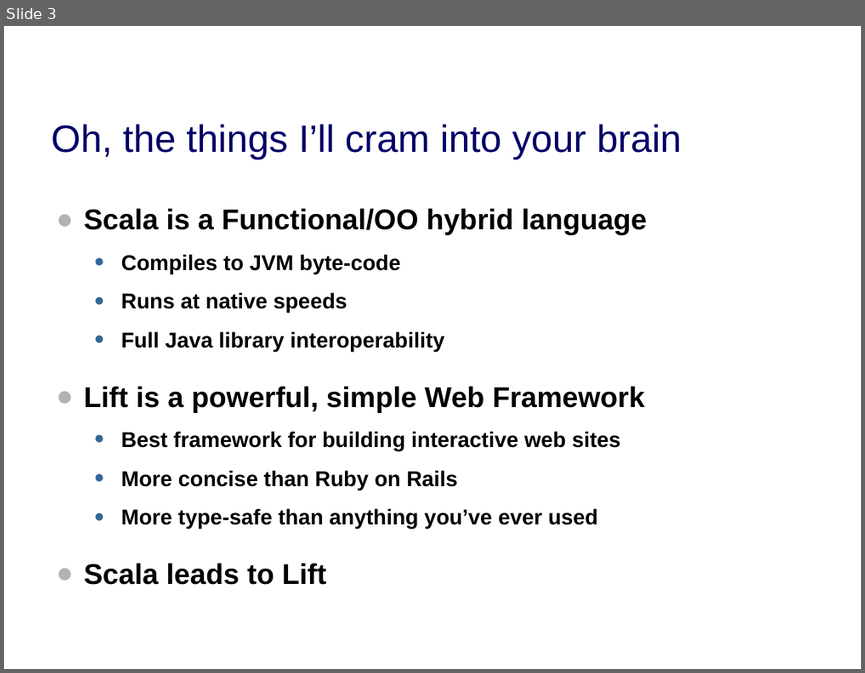
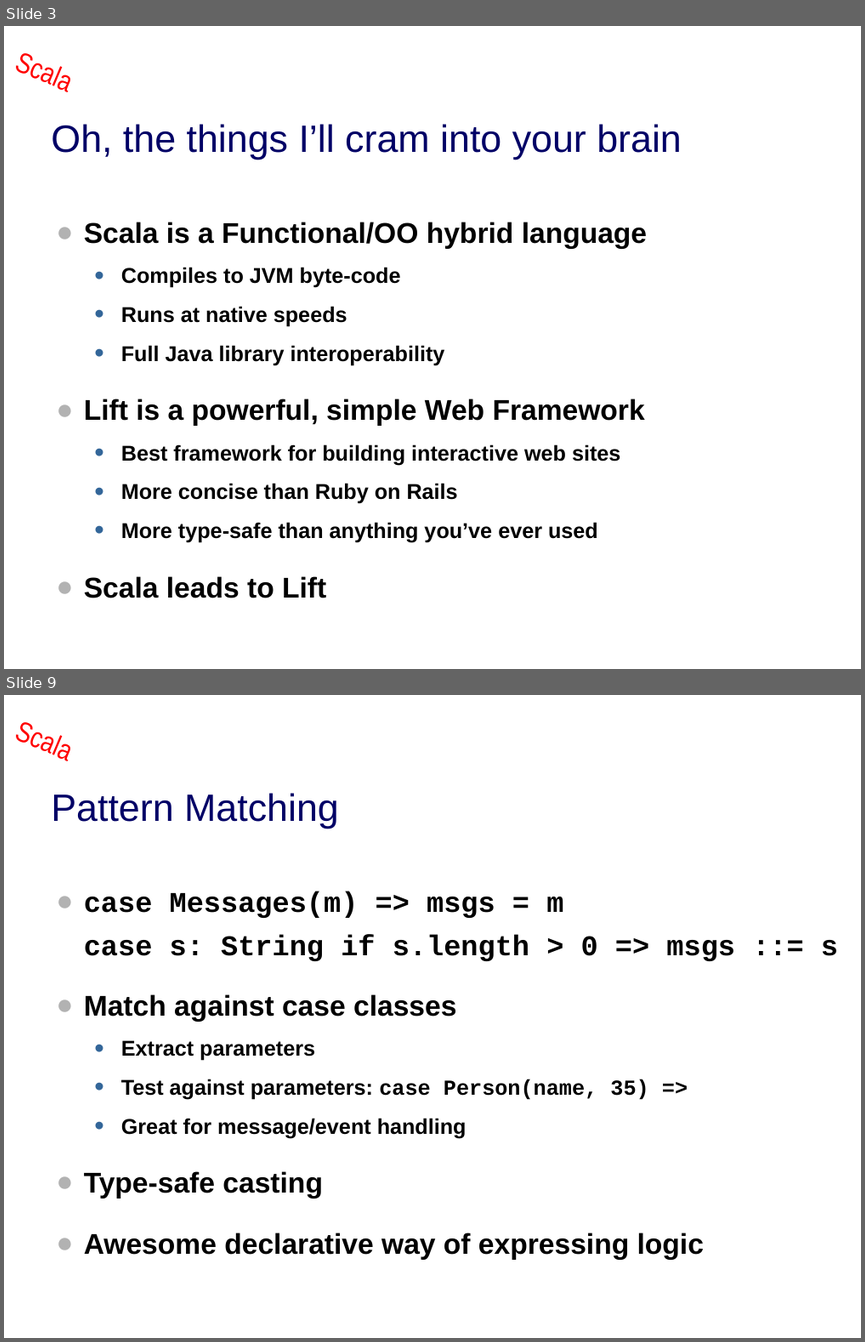
Before and after one commit to dpp/lift-samples, a slide deck: presentations/2009_dpp_qcon_tss/dpp_tss.ppt. Shown one above the other, each under a label of ours: slide 3 before the commit, slides 3 and 9 after it; the slides between them are not shown. The pictures are 865x673 and 865x1342 pixels, drawn with LibreOffice and Linux fonts; fonts in the diff are those of the drawing; background and template pictures are left out. Boxes give left, top, right and bottom in pixels: in the first picture for what was removed or moved away, otherwise in the second. Text is boxed around its words. In the diff, an @@ line names an element or a change of style, - is before the commit and + after.

```diff
--- a/presentations/2009_dpp_qcon_tss/dpp_tss.ppt
+++ b/presentations/2009_dpp_qcon_tss/dpp_tss.ppt
@@ slide 9 added at (x1=4, y1=695, x2=861, y2=1338), background picture (left out); not listed: 1 template element that a slide beside it also shows @@
@@ title added at (x1=51, y1=793, x2=339, y2=828), 32 pt, text #000066 @@
+Pattern Matching
@@ text added at (x1=84, y1=891, x2=838, y2=1259), 24 pt, text #000000, bold @@
+● case Messages(m) => msgs = m
+  case s: String if s.length > 0 => msgs ::= s
+● Match against case classes
+  • Extract parameters
+  • Test against parameters: case Person(name, 35) =>
+  • Great for message/event handling
+● Type-safe casting
+● Awesome declarative way of expressing logic
@@ slide 3 changed as well @@
@@ text added at (x1=6, y1=26, x2=93, y2=103), 24 pt, text #FF0000 @@
+Scala
@@ text "Scala is a Functional/OO hybrid ..." moved from (x1=84, y1=208, x2=647, y2=584) to (x1=84, y1=222, x2=647, y2=598) @@
```
Also in this commit, not shown: 3 other slides changed, 11 other slides added, 2 slides removed.
